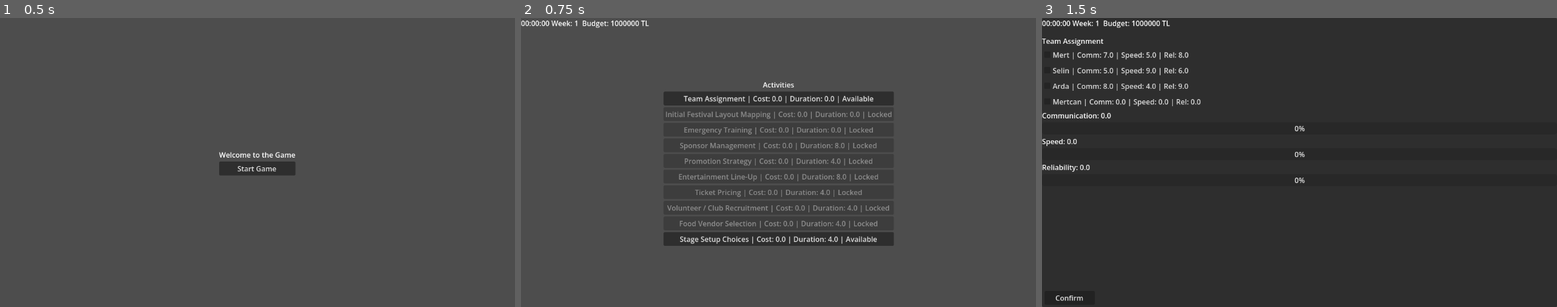
Above: before the commit, frames 1-3 (left to right).
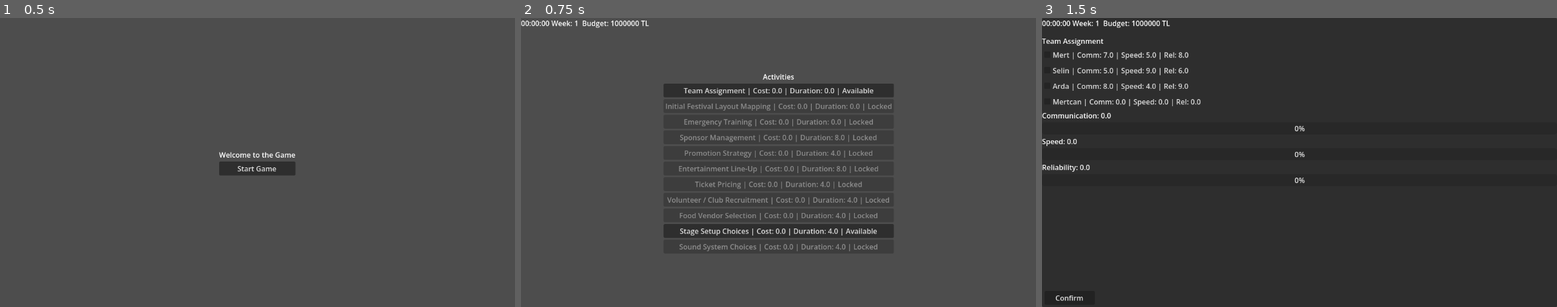
Above: after the commit, the same moments.

Repository: oozankoyuncu/Bitirme-Projesi
Game: Godot game, scene res://main_menu.tscn
The game is run twice, just before and just after one commit, with the same random seed, the same clock (stepped at 60 frames per second) and the same inputs.
Inputs:
- Up to frame 1 (0.5 s): no input
- Up to frame 2 (0.75 s): click "Start Game" at 0.5 s
- Up to frame 3 (1.5 s): click "Team Assignment | Cost: 0.0 |…" at 1.25 s

Frame 1 is identical in both runs. In frame 2, 7.0% of the frame differs, in the area x 27-73%, y 19-81%; in frame 3, nothing differs.

Commit message:
sound system eklendi

Diff:
--- a/Game.tscn
+++ b/Game.tscn
@@ -13,6 +13,7 @@
 [ext_resource type="Script" uid="uid://cuta6qjpotnul" path="res://scripts/volunteer_club_panel.gd" id="11_club"]
 [ext_resource type="Script" uid="uid://s1jp4vvndgib" path="res://scripts/food_vendor_selection_panel.gd" id="12_food"]
 [ext_resource type="Script" uid="uid://8an48xdxkcty" path="res://scripts/stage_setup_choices_panel.gd" id="13_lvtmh"]
+[ext_resource type="Script" uid="uid://dummysound" path="res://scripts/sound_system_choices_panel.gd" id="14_sound"]
 
 [node name="Game" type="Control"]
 layout_mode = 3
@@ -895,3 +896,58 @@
 [node name="BackButton" type="Button" parent="StageSetupChoicesPanel/MarginContainer/VBoxContainer/ButtonsRow"]
 layout_mode = 2
 text = "Back"
+
+[node name="SoundSystemChoicesPanel" type="Panel" parent="."]
+visible = false
+layout_mode = 1
+anchors_preset = 15
+anchor_right = 1.0
+anchor_bottom = 1.0
+grow_horizontal = 2
+grow_vertical = 2
+script = ExtResource("14_sound")
+
+[node name="MarginContainer" type="MarginContainer" parent="SoundSystemChoicesPanel"]
+layout_mode = 1
+anchors_preset = 15
+anchor_right = 1.0
+anchor_bottom = 1.0
+grow_horizontal = 2
+grow_vertical = 2
+theme_override_constants/margin_top = 40
+
+[node name="VBoxContainer" type="VBoxContainer" parent="SoundSystemChoicesPanel/MarginContainer"]
+layout_mode = 2
+
+[node name="TitleLabel" type="Label" parent="SoundSystemChoicesPanel/MarginContainer/VBoxContainer"]
+layout_mode = 2
+text = "Sound System Choices"
+
+[node name="DescriptionLabel" type="Label" parent="SoundSystemChoicesPanel/MarginContainer/VBoxContainer"]
+layout_mode = 2
+text = "Choose one sound system version for your festival. Balance performance, electricity and cost."
+
+[node name="MoneyLabel" type="Label" parent="SoundSystemChoicesPanel/MarginContainer/VBoxContainer"]
+layout_mode = 2
+
+[node name="OptionList" type="VBoxContainer" parent="SoundSystemChoicesPanel/MarginContainer/VBoxContainer"]
+layout_mode = 2
+size_flags_horizontal = 4
+size_flags_vertical = 3
+
+[node name="InfoLabel" type="Label" parent="SoundSystemChoicesPanel/MarginContainer/VBoxContainer"]
+layout_mode = 2
+
+[node name="ResultLabel" type="Label" parent="SoundSystemChoicesPanel/MarginContainer/VBoxContainer"]
+layout_mode = 2
+
+[node name="ButtonsRow" type="HBoxContainer" parent="SoundSystemChoicesPanel/MarginContainer/VBoxContainer"]
+layout_mode = 2
+
+[node name="ConfirmButton" type="Button" parent="SoundSystemChoicesPanel/MarginContainer/VBoxContainer/ButtonsRow"]
+layout_mode = 2
+text = "Confirm Selection"
+
+[node name="BackButton" type="Button" parent="SoundSystemChoicesPanel/MarginContainer/VBoxContainer/ButtonsRow"]
+layout_mode = 2
+text = "Back"
--- a/data/activities.json
+++ b/data/activities.json
@@ -94,8 +94,15 @@
 	  "type": "stage_setup",
 	  "cost": 0,
 	  "duration": 4,
-	  "dependencies": [
-	]
+	  "dependencies": []
+	},
+	{
+	  "id": "sound_system_choices",
+	  "name": "Sound System Choices",
+	  "type": "sound_system",
+	  "cost": 0,
+	  "duration": 4,
+	  "dependencies": []
 	}
 	]
 }
--- /dev/null
+++ b/data/sound_systems.json
@@ -0,0 +1,31 @@
+{
+  "sound_systems": [
+    {
+      "id": "basic_system",
+      "name": "Basic Audio System",
+      "cost": 1000,
+      "sound_quality": 4,
+      "technical_skill_level": 2,
+      "electricity_consumption": 2,
+      "setup_duration": 2
+    },
+    {
+      "id": "standard_system",
+      "name": "Standard Line Array",
+      "cost": 2500,
+      "sound_quality": 7,
+      "technical_skill_level": 4,
+      "electricity_consumption": 4,
+      "setup_duration": 3
+    },
+    {
+      "id": "premium_system",
+      "name": "Premium Surround Array",
+      "cost": 4500,
+      "sound_quality": 10,
+      "technical_skill_level": 6,
+      "electricity_consumption": 7,
+      "setup_duration": 4
+    }
+  ]
+}
--- a/project.godot
+++ b/project.godot
@@ -16,7 +16,7 @@
 
 config/name="BitirmeProjesi"
 run/main_scene="uid://b3cv6g87raiua"
-config/features=PackedStringArray("4.5", "Forward Plus")
+config/features=PackedStringArray("4.6", "Forward Plus")
 config/icon="res://icon.svg"
 
 [autoload]
--- a/scripts/GameState.gd
+++ b/scripts/GameState.gd
@@ -85,6 +85,11 @@
 var selected_stage_setup: Dictionary = {}
 var stage_setup_score: float = 0.0
 
+#Sound System Setup
+var sound_system_defs: Array = []
+var selected_sound_system: Dictionary = {}
+var sound_system_score: float = 0.0
+
 # Hız: 1.0 = gerçek zaman, 60.0 = 1 saniyede 1 dakika gibi
 @export var time_scale: float = 1.0
 
@@ -121,11 +126,11 @@
 
 
 
-# Called when the node enters the scene tree for the first time.
 func _ready() -> void:
 	load_activities()
 	load_artists()
 	load_stage_setups()
+	load_sound_systems()
 
 #func to print the HUD text
 func get_hud_text() -> String:
@@ -403,3 +408,33 @@
 	stage_setup_score = calculate_stage_impact(stage_data)
 
 	return true
+
+func load_sound_systems() -> void:
+	var file = FileAccess.open("res://data/sound_systems.json", FileAccess.READ)
+	if file == null:
+		print("sound_systems.json açılamadı")
+		return
+
+	var json_text = file.get_as_text()
+	var data = JSON.parse_string(json_text)
+
+	if data == null or not data.has("sound_systems"):
+		print("sound_systems.json parse edilemedi")
+		return
+
+	sound_system_defs = data["sound_systems"]
+
+func calculate_sound_system_impact(system_data: Dictionary) -> float:
+	return (system_data["sound_quality"] * 0.7) / (system_data["technical_skill_level"] * 0.1 + system_data["electricity_consumption"] * 0.1)
+
+func choose_sound_system(system_data: Dictionary) -> bool:
+	var cost: int = system_data["cost"]
+
+	if money < cost:
+		return false
+
+	money -= cost
+	selected_sound_system = system_data.duplicate(true)
+	sound_system_score = calculate_sound_system_impact(system_data)
+
+	return true
--- a/scripts/activity_board.gd
+++ b/scripts/activity_board.gd
@@ -46,6 +46,10 @@
 
 	if activity_id == "ticket_pricing":
 		if GameState.week < 4:
+			return "Locked"
+
+	if activity_id == "sound_system_choices":
+		if GameState.week < 7:
 			return "Locked"
 
 	if not dependencies_completed(activity):
@@ -121,6 +125,12 @@
 		hide()
 		return
 
+	if activity_id == "sound_system_choices":
+		var panel = get_parent().get_node("SoundSystemChoicesPanel")
+		panel.show()
+		hide()
+		return
+
 	print("Başlatıldı: ", activity["name"])
 	GameState.completed_activities.append(activity_id)
 	refresh_board()
--- /dev/null
+++ b/scripts/sound_system_choices_panel.gd
@@ -0,0 +1,154 @@
+extends Control
+
+@onready var option_list: VBoxContainer = $MarginContainer/VBoxContainer/OptionList
+@onready var info_label: Label = $MarginContainer/VBoxContainer/InfoLabel
+@onready var result_label: Label = $MarginContainer/VBoxContainer/ResultLabel
+@onready var money_label: Label = $MarginContainer/VBoxContainer/MoneyLabel
+@onready var confirm_button: Button = $MarginContainer/VBoxContainer/ButtonsRow/ConfirmButton
+@onready var back_button: Button = $MarginContainer/VBoxContainer/ButtonsRow/BackButton
+
+var selected_system_id: String = ""
+
+func _ready() -> void:
+	confirm_button.pressed.connect(_on_confirm_pressed)
+	back_button.pressed.connect(_on_back_pressed)
+	visibility_changed.connect(_on_visibility_changed)
+
+	# --- Estetik / UX Ayarları ---
+	var title: Label = $MarginContainer/VBoxContainer/TitleLabel
+	title.add_theme_font_size_override("font_size", 32)
+	title.horizontal_alignment = HORIZONTAL_ALIGNMENT_CENTER
+
+	var desc: Label = $MarginContainer/VBoxContainer/DescriptionLabel
+	desc.add_theme_font_size_override("font_size", 20)
+	desc.horizontal_alignment = HORIZONTAL_ALIGNMENT_CENTER
+	desc.autowrap_mode = TextServer.AUTOWRAP_WORD_SMART
+
+	money_label.add_theme_font_size_override("font_size", 24)
+	money_label.horizontal_alignment = HORIZONTAL_ALIGNMENT_CENTER
+
+	info_label.add_theme_font_size_override("font_size", 20)
+	info_label.horizontal_alignment = HORIZONTAL_ALIGNMENT_CENTER
+
+	result_label.add_theme_font_size_override("font_size", 22)
+	result_label.horizontal_alignment = HORIZONTAL_ALIGNMENT_CENTER
+
+	var buttons_row: HBoxContainer = $MarginContainer/VBoxContainer/ButtonsRow
+	buttons_row.alignment = BoxContainer.ALIGNMENT_CENTER
+
+	confirm_button.add_theme_font_size_override("font_size", 20)
+	back_button.add_theme_font_size_override("font_size", 20)
+
+	option_list.size_flags_horizontal = Control.SIZE_SHRINK_CENTER
+	option_list.alignment = BoxContainer.ALIGNMENT_CENTER
+
+	# MarginContainer margins
+	var margin: MarginContainer = $MarginContainer
+	margin.add_theme_constant_override("margin_top", 60)
+	margin.add_theme_constant_override("margin_bottom", 60)
+	margin.add_theme_constant_override("margin_left", 60)
+	margin.add_theme_constant_override("margin_right", 60)
+
+	$MarginContainer/VBoxContainer.add_theme_constant_override("separation", 20)
+	# ----------------------------
+
+	build_options()
+	refresh_ui()
+
+func build_options() -> void:
+	for child in option_list.get_children():
+		child.queue_free()
+
+	for system_data in GameState.sound_system_defs:
+		var container = VBoxContainer.new()
+		var checkbox := CheckBox.new()
+		var impact := GameState.calculate_sound_system_impact(system_data)
+
+		checkbox.text = " " + system_data["name"] + "  (Cost: $" + str(system_data["cost"]) + ")"
+		checkbox.add_theme_font_size_override("font_size", 26)
+		checkbox.set_meta("system_data", system_data)
+		checkbox.toggled.connect(func(pressed: bool): _on_system_toggled(checkbox, pressed))
+
+		var details := Label.new()
+		details.text = "      ↳ Quality: %d/10   |   Tech Skill: %d/10   |   Electricity: %d   |   Score: %.1f" % [
+			system_data["sound_quality"],
+			system_data["technical_skill_level"],
+			system_data["electricity_consumption"],
+			impact
+		]
+		details.add_theme_font_size_override("font_size", 18)
+		details.add_theme_color_override("font_color", Color(0.85, 0.85, 0.85))
+
+		container.add_child(checkbox)
+		container.add_child(details)
+
+		var spacer = Control.new()
+		spacer.custom_minimum_size = Vector2(0, 8)
+		container.add_child(spacer)
+
+		option_list.add_child(container)
+
+func _on_system_toggled(changed_checkbox: CheckBox, pressed: bool) -> void:
+	if not pressed:
+		if changed_checkbox.get_meta("system_data")["id"] == selected_system_id:
+			selected_system_id = ""
+			info_label.text = "Please select a system from the list..."
+		return
+
+	for container in option_list.get_children():
+		for child in container.get_children():
+			if child is CheckBox and child != changed_checkbox:
+				child.button_pressed = false
+
+	var system_data: Dictionary = changed_checkbox.get_meta("system_data")
+	selected_system_id = system_data["id"]
+
+	var impact := GameState.calculate_sound_system_impact(system_data)
+	info_label.text = \
+		"=== SELECTED: " + system_data["name"].to_upper() + " ===\n" + \
+		"Budget Cost: $" + str(system_data["cost"]) + "\n" + \
+		"Sound Quality Rating: " + str(system_data["sound_quality"]) + " / 10\n" + \
+		"Required Tech Skill: " + str(system_data["technical_skill_level"]) + " / 10\n" + \
+		"Electricity Consumption: " + str(system_data["electricity_consumption"]) + " / 10\n" + \
+		"Installation Phase: " + str(system_data["setup_duration"]) + " mins\n" + \
+		"Final Impact Score: " + str(snapped(impact, 0.1))
+
+func _on_confirm_pressed() -> void:
+	if selected_system_id == "":
+		result_label.text = "Please select one sound system setup."
+		return
+
+	var selected_data: Dictionary = {}
+	for system_data in GameState.sound_system_defs:
+		if system_data["id"] == selected_system_id:
+			selected_data = system_data
+			break
+
+	if selected_data.is_empty():
+		result_label.text = "Sound system data not found."
+		return
+
+	var ok := GameState.choose_sound_system(selected_data)
+	if not ok:
+		result_label.text = "Not enough budget for this sound system setup."
+		return
+
+	GameState.complete_activity("sound_system_choices")
+	result_label.text = "Sound system selected successfully."
+	refresh_ui()
+
+	hide()
+	get_parent().get_node("ActivityBoard").show()
+	get_parent().get_node("ActivityBoard").refresh_board()
+
+func refresh_ui() -> void:
+	money_label.text = "Budget: " + str(GameState.money) + " TL"
+
+func _on_visibility_changed() -> void:
+	if visible:
+		refresh_ui()
+
+func _on_back_pressed() -> void:
+	hide()
+	get_parent().get_node("ActivityBoard").show()
+	get_parent().get_node("ActivityBoard").refresh_board()
Not shown, added: scripts/sound_system_choices_panel.gd.uid
